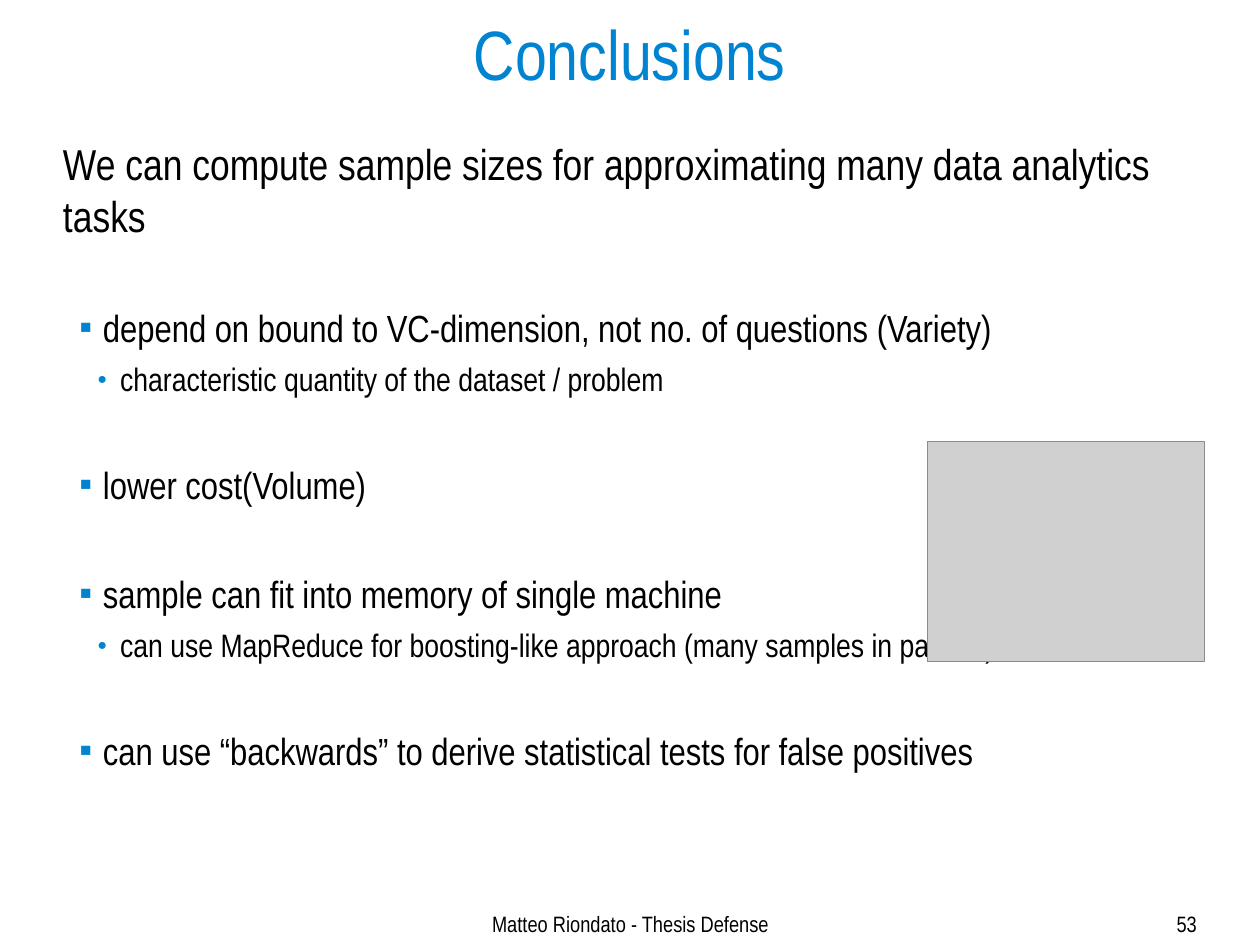
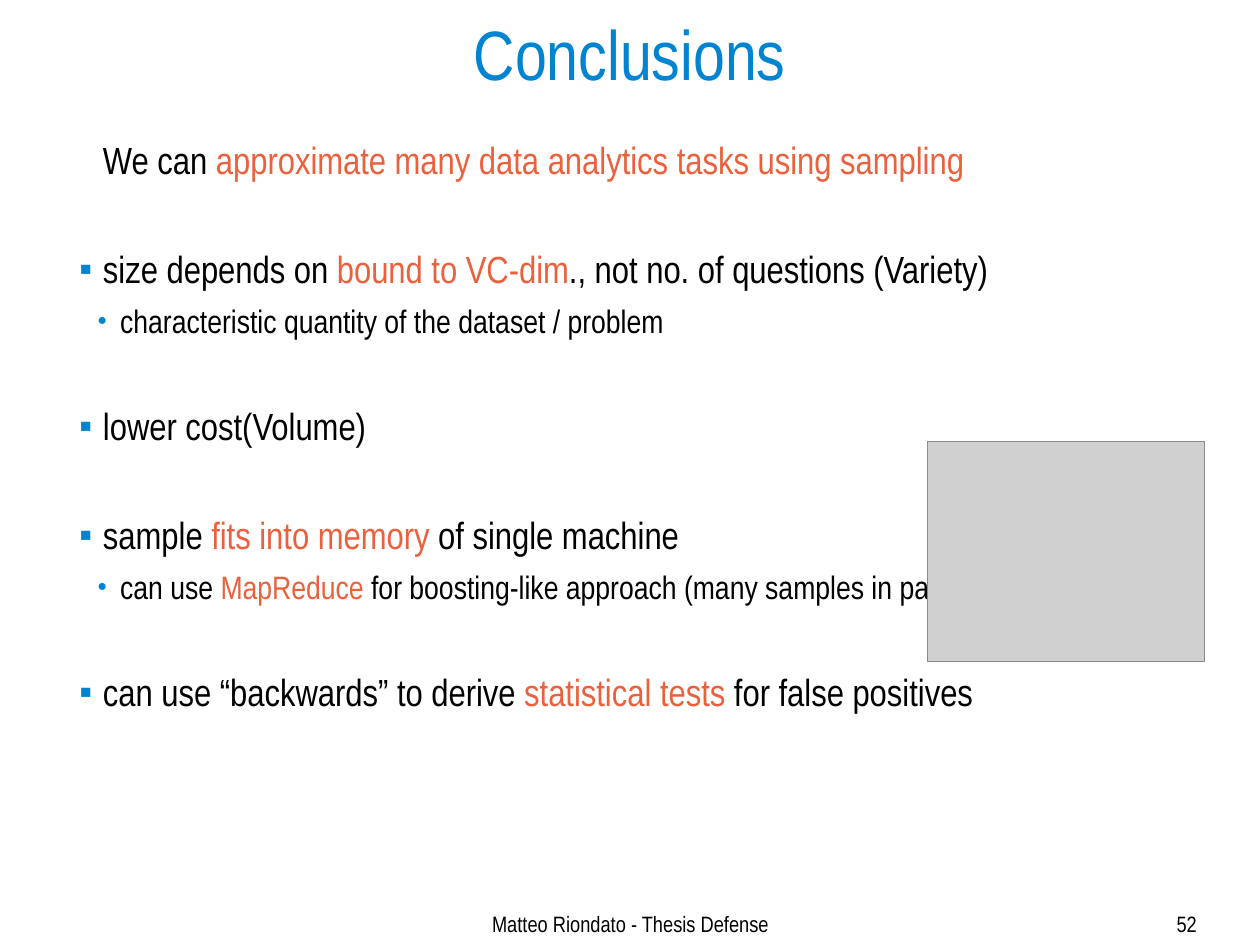
Before and after one commit to ZhizhongIsaacChen/dissertation, a slide deck: slide 52 of defense/Defense-talk.odp (slide 53 before the commit). Drawn at 1260x945 pixels with LibreOffice and Linux fonts; fonts in the diff are those of the drawing; grey boxes stand for pictures. Boxes give left, top, right and bottom in pixels: in the first picture for what was removed or moved away, otherwise in the second. Text is boxed around its words. In the diff, an @@ line names an element or a change of style, - is before the commit and + after.

Commit message:
More editing of presentation.

```diff
--- a/defense/Defense-talk.odp
+++ b/defense/Defense-talk.odp
@@ text at [103,146,988,291]: text changed; size 27.2 to 23.8 pt; text colour #000000 to #EB613D @@
-We can compute sample sizes for approximating many data analytics tasks
-  ■ depend on bound to VC-dimension, not no. of questions (Variety)
+  We can approximate many data analytics tasks using sampling
+  ■ size depends on bound to VC-dim., not no. of questions (Variety)
@@ text at [103,521,679,557]: text changed @@
-  ■ sample can fit into memory of single machine
+  ■ sample fits into memory of single machine
@@ text at [103,572,994,714]: text colour #000000 to #EB613D in "MapReduce", "statistical tests" @@
@@ page number at [1177,916,1197,933]: text changed @@
-53
+52
```
Also in this commit, not shown: 28 other slides changed, 1 slide removed.
